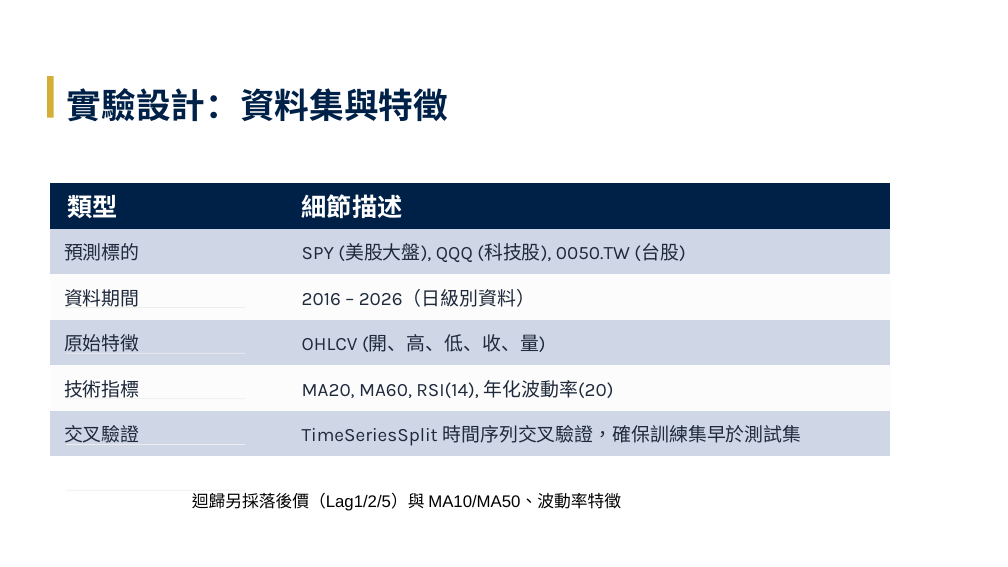
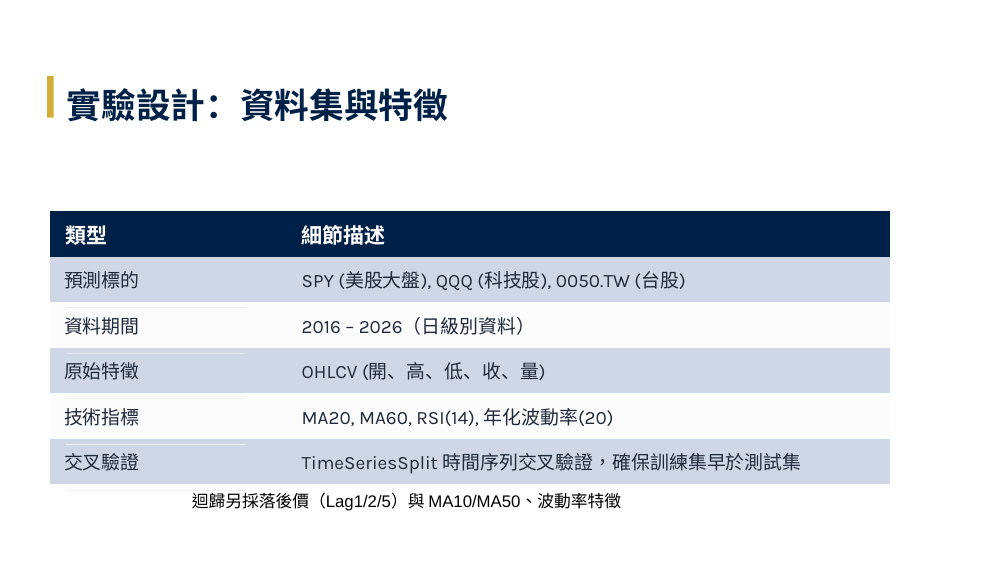
Before and after one commit to Tzu-Lin/ETF-AI-Project, a slide deck: slide 19 of 林子瑜-LLM_ETF_修訂四版_v20260608.pptx (slide 18 before the commit). Drawn at 1008x567 pixels with LibreOffice and Linux fonts; fonts in the diff are those of the drawing. Boxes give left, top, right and bottom in pixels: in the first picture for what was removed or moved away, otherwise in the second. Text is boxed around its words. In the diff, an @@ line names an element or a change of style, - is before the commit and + after.

```diff
--- a/林子瑜-LLM_ETF_修訂四版_v20260608.pptx
+++ b/林子瑜-LLM_ETF_修訂四版_v20260608.pptx
@@ table at box(51, 211, 891, 484) @@
@@ size 24 to 20 pt in "類型", "細節描述" @@
@@ table: place and size @@
-table at box(51, 183, 891, 456)
+table at box(51, 211, 891, 484)
```
Also in this commit, not shown: 3 other slides changed, 6 slides added, 5 slides removed.
